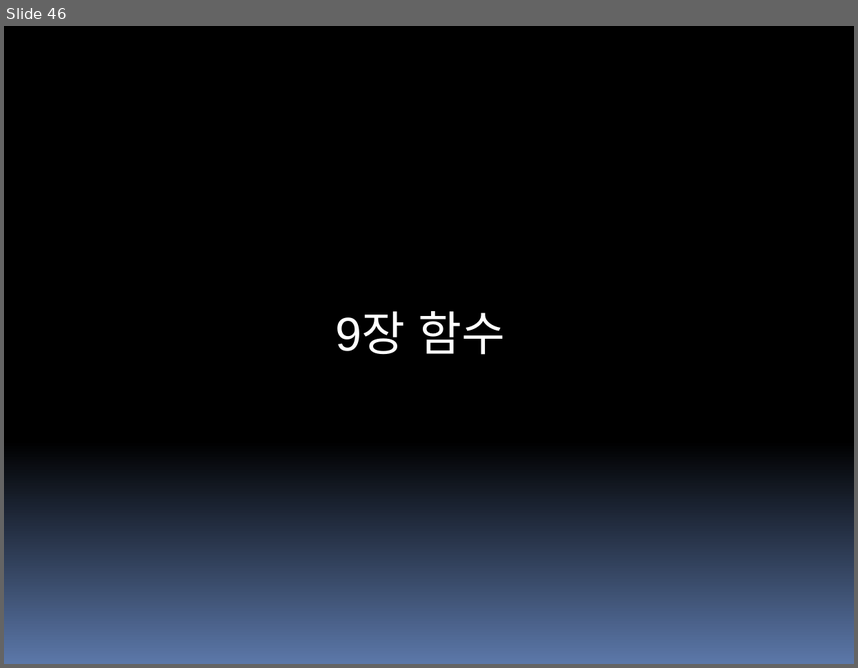
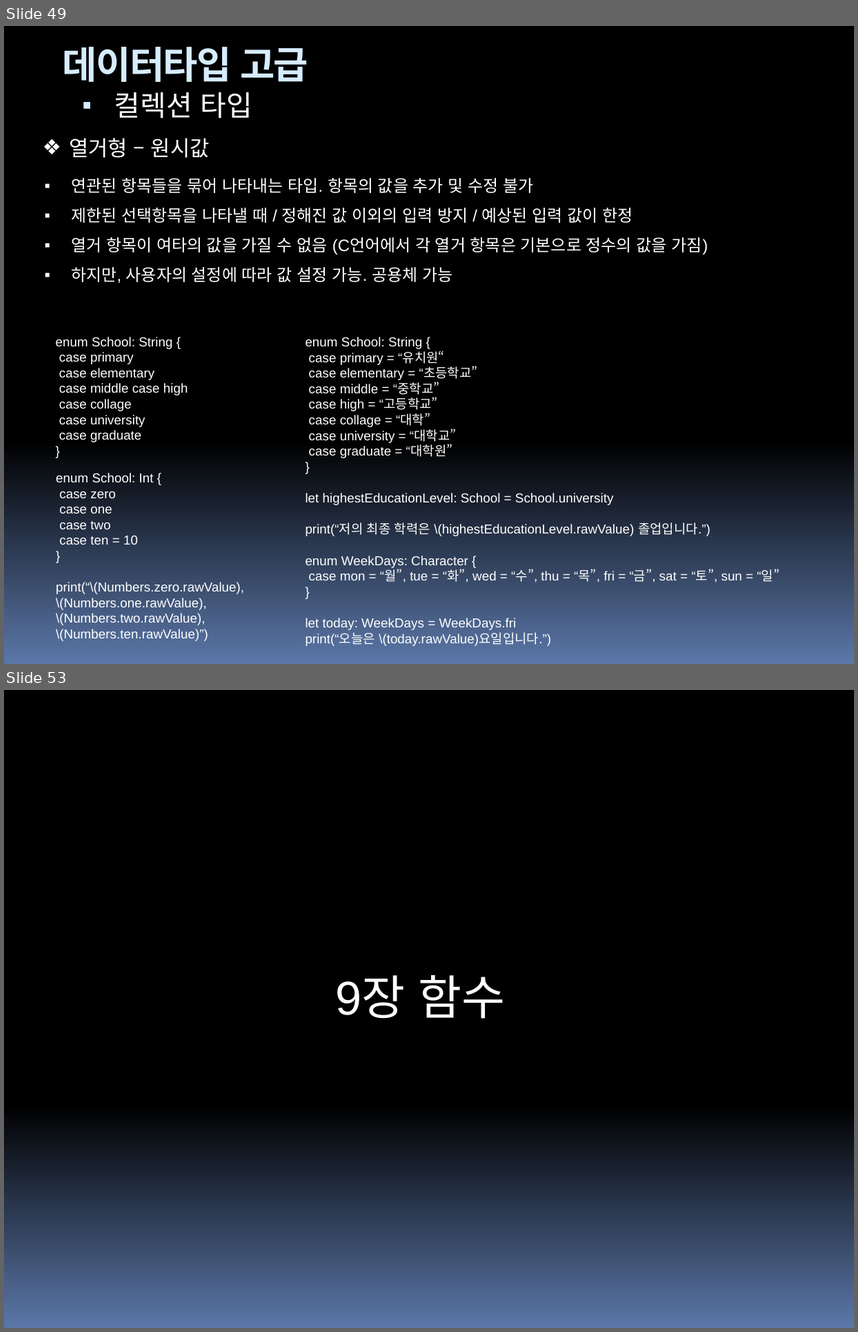
Before and after one commit to hounga13/helloSwift, a slide deck: Swift세미나자료.pptx. Shown one above the other, each under a label of ours: slide 46 before the commit, slides 49 and 53 after it; the slides between them are not shown. The pictures are 858x668 and 858x1332 pixels, drawn with LibreOffice and Linux fonts; fonts in the diff are those of the drawing. Boxes give left, top, right and bottom in pixels: in the first picture for what was removed or moved away, otherwise in the second. Text is boxed around its words. In the diff, an @@ line names an element or a change of style, - is before the commit and + after.

Commit message:
데이터형 고급

```diff
--- a/Swift세미나자료.pptx
+++ b/Swift세미나자료.pptx
@@ slide 49 added at <box>4,26,854,664</box>, background gradient #000000 to #5B77A8 @@
@@ text added at <box>63,47,308,82</box>, 32 pt, text #D6ECFF, bold @@
+데이터타입 고급
@@ text added at <box>114,92,252,118</box>, 24 pt, text #FFFFFF @@
+▪ 컬렉션 타입
@@ text added at <box>69,138,210,158</box>, 18 pt, text #FFFFFF @@
+❖ 열거형 – 원시값
@@ text added at <box>71,178,708,283</box>, 14 pt, text #FFFFFF @@
+▪ 연관된 항목들을 묶어 나타내는 타입. 항목의 값을 추가 및 수정 불가
+▪ 제한된 선택항목을 나타낼 때 / 정해진 값 이외의 입력 방지 / 예상된 입력 값이 한정
+▪ 열거 항목이 여타의 값을 가질 수 없음 (C언어에서 각 열거 항목은 기본으로 정수의 값을 가짐)
+▪ 하지만, 사용자의 설정에 따라 값 설정 가능. 공용체 가능
@@ text added at <box>56,336,188,442</box>, 11 pt, text #FFFFFF @@
+enum School: String {
+case primary
+case elementary
+case middle case high
+case collage
+case university
+case graduate
+}
@@ text added at <box>306,336,780,646</box>, 11 pt, text #FFFFFF @@
+enum School: String {
+case primary = “유치원“
+case elementary = “초등학교”
+case middle = “중학교”
+case high = “고등학교”
+case collage = “대학”
+case university = “대학교”
+case graduate = “대학원”
+}
+let highestEducationLevel: School = School.university
+print(“저의 최종 학력은 \(highestEducationLevel.rawValue) 졸업입니다.”)
+enum WeekDays: Character {
+case mon = “월”, tue = “화”, wed = “수”, thu = “목”, fri = “금”, sat = “토”, sun = “일”
+}
+let today: WeekDays = WeekDays.fri
+print(“오늘은 \(today.rawValue)요일입니다.”)
@@ text added at <box>56,472,244,641</box>, 11 pt, text #FFFFFF @@
+enum School: Int {
+case zero
+case one
+case two
+case ten = 10
+}
+print(“\(Numbers.zero.rawValue),
+\(Numbers.one.rawValue),
+\(Numbers.two.rawValue),
+\(Numbers.ten.rawValue)”)
@@ what was slide 46 is now slide 53 @@
```
Also in this commit, not shown: 3 slides changed, 6 other slides added.
